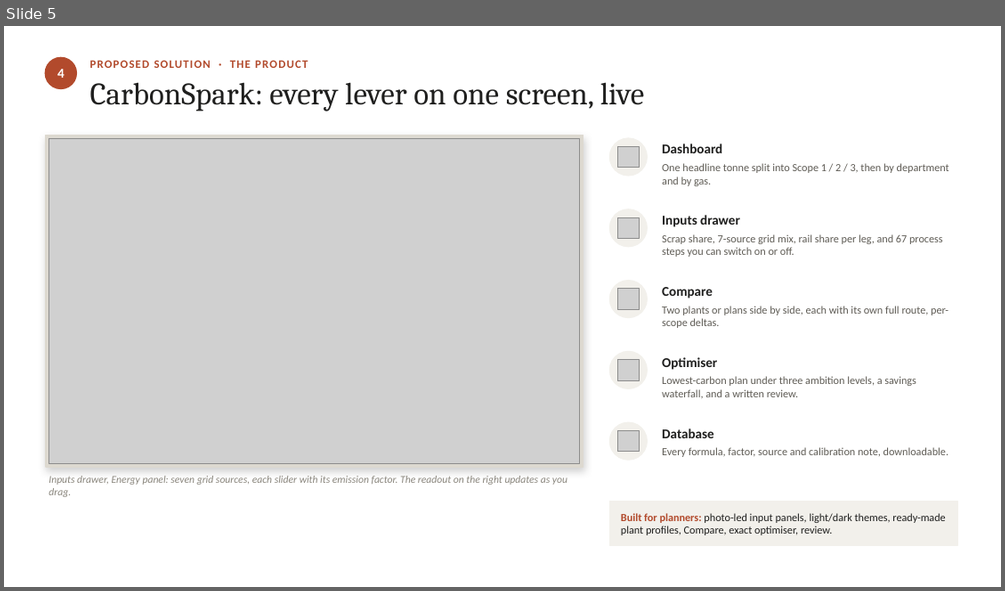
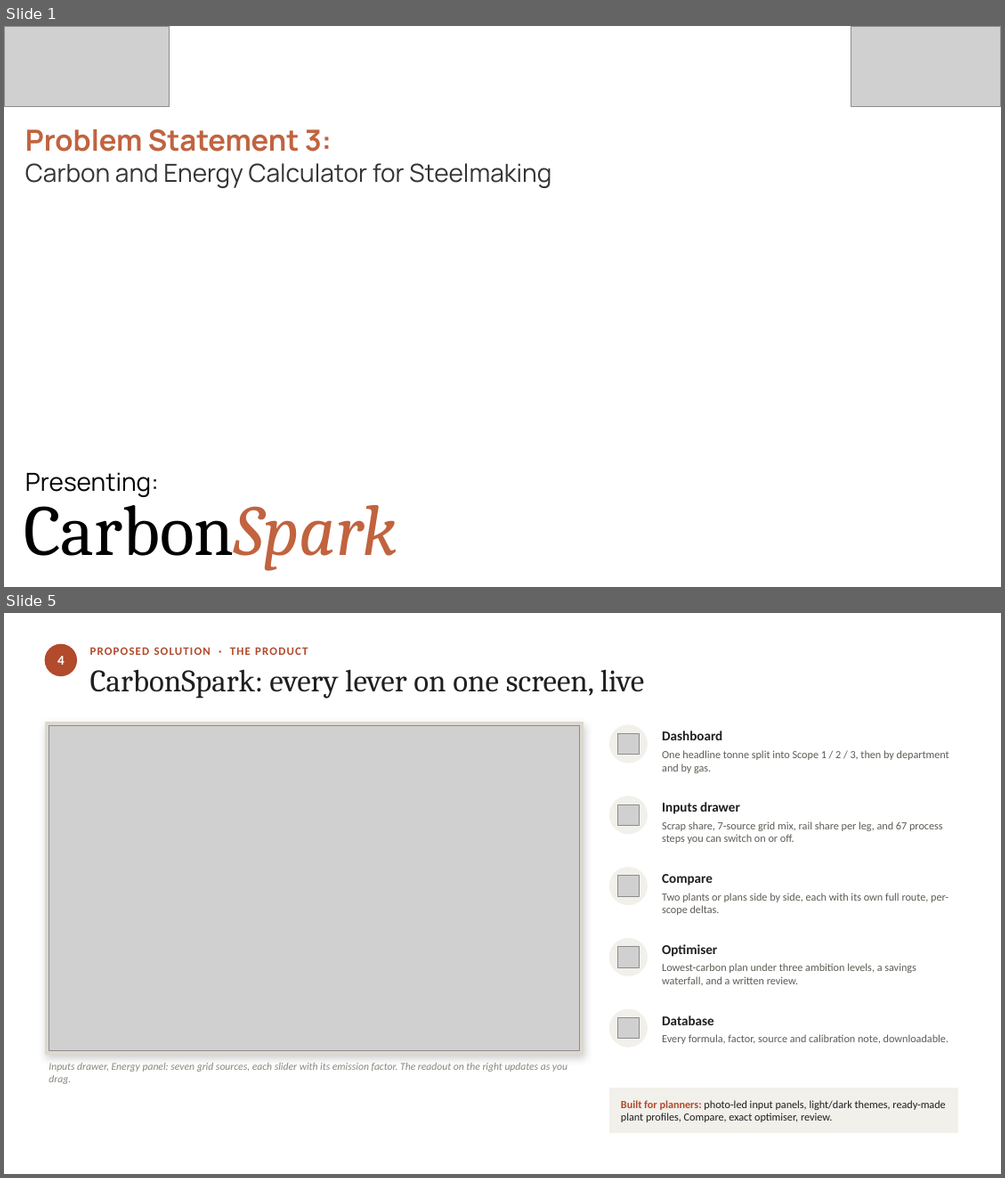
Before and after one commit to ZarciusOnDeath/CarbonSpark, a slide deck: CarbonSpark_Clean.pptx. Shown one above the other, each under a label of ours: slide 5 before the commit, slides 1 and 5 after it; the slides between them are not shown. The pictures are 1005x591 and 1005x1178 pixels, drawn with LibreOffice and Linux fonts; fonts in the diff are those of the drawing; grey boxes stand for pictures; background and template pictures are left out. Boxes give left, top, right and bottom in pixels: in the first picture for what was removed or moved away, otherwise in the second. Text is boxed around its words. In the diff, an @@ line names an element or a change of style, - is before the commit and + after.

```diff
--- a/CarbonSpark_Clean.pptx
+++ b/CarbonSpark_Clean.pptx
@@ slide 1 added at (x1=4, y1=26, x2=1001, y2=587), background picture (left out) @@
@@ picture added at (x1=4, y1=26, x2=170, y2=106) @@
@@ picture added at (x1=851, y1=26, x2=1001, y2=106) @@
@@ text added at (x1=25, y1=129, x2=551, y2=188), 24 pt, text #333332 @@
+Problem Statement 3:
+Carbon and Energy Calculator for Steelmaking
@@ text added at (x1=25, y1=472, x2=159, y2=497), 24 pt, text #000000 @@
+Presenting:
@@ text added at (x1=24, y1=489, x2=397, y2=571), 69 pt, text #000000 @@
+CarbonSpark
```
Also in this commit, not shown: 1 slide removed.
